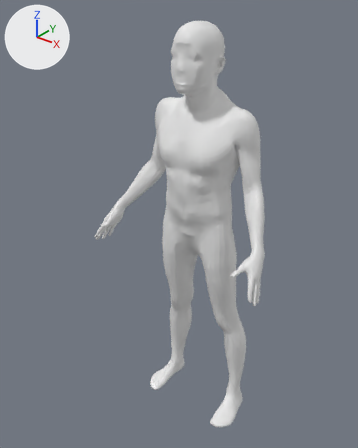
The glTF model fixtures/presets/female_inverted_triangle_S_155.glb as it was, and as the next commit left it.
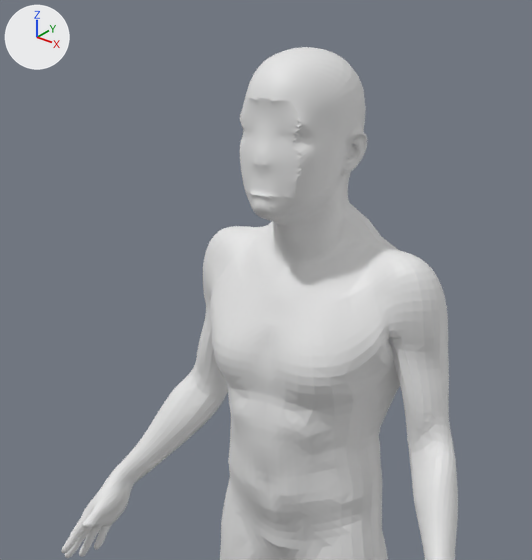
There are two pictures of each version: one whole from a 50 mm lens placed at (1.007, -1.391, 1.692), pointed at (-0.058, -0.06, 0.867), one close up on the part from 19% to 83% of the width and 0% to 54% of the height. The lights are fixed; the arrows at upper left show +X, +Y and +Z. The last two pictures show the newer version.

The first close-up shows 'geometry_0'.
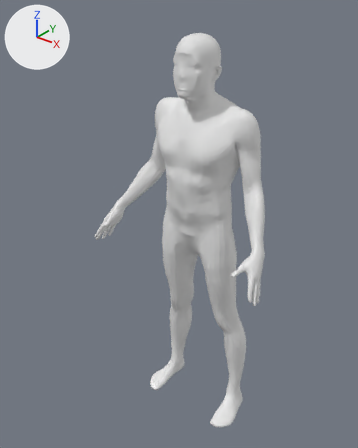
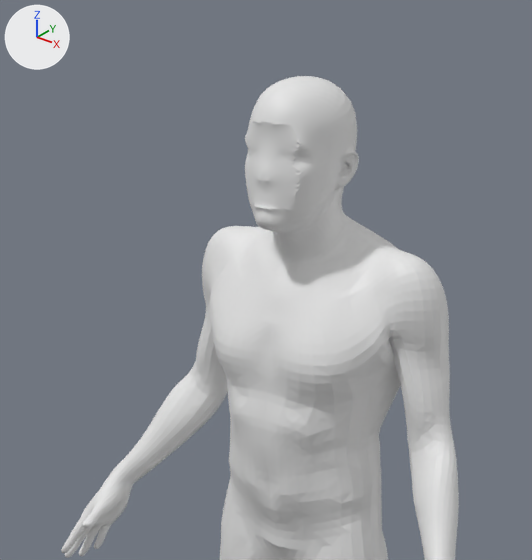
Location of each change, (x1, y1, x2, y2) in pixels of the close-ups (532 x 560 px; the box of a moved part takes in the faces that stretch with it):
'geometry_0', reshaped: before (61, 47, 458, 560); after (61, 76, 459, 560)
part 1 of me_geometry_0, moved or reshaped: before (240, 47, 381, 242); after (245, 76, 381, 242)

The change, as a list of edits to the scene's bpy script:
```text
Change me_geometry_0:
    used by ob_geometry_0; location = (0.0, 0.0, 0.0)
    remove me_geometry_0.from_pydata(...)  # 18439 vertices, 36874 faces; spans x -0.37..0.37, y -0.23..0.11, z 0.0..1.59
    add me_geometry_0.from_pydata(...)  # 18439 vertices, 36874 faces; spans x -0.37..0.37, y -0.23..0.11, z 0.0..1.55
    me_geometry_0 part 1: 5535 of the vertices in x -0.09..0.09, y -0.13..0.06, z 1.34..1.59 are scaled about their middle by (0.901, 0.905, 0.898), then moved by (0.0, 0.0, -0.02)
```
